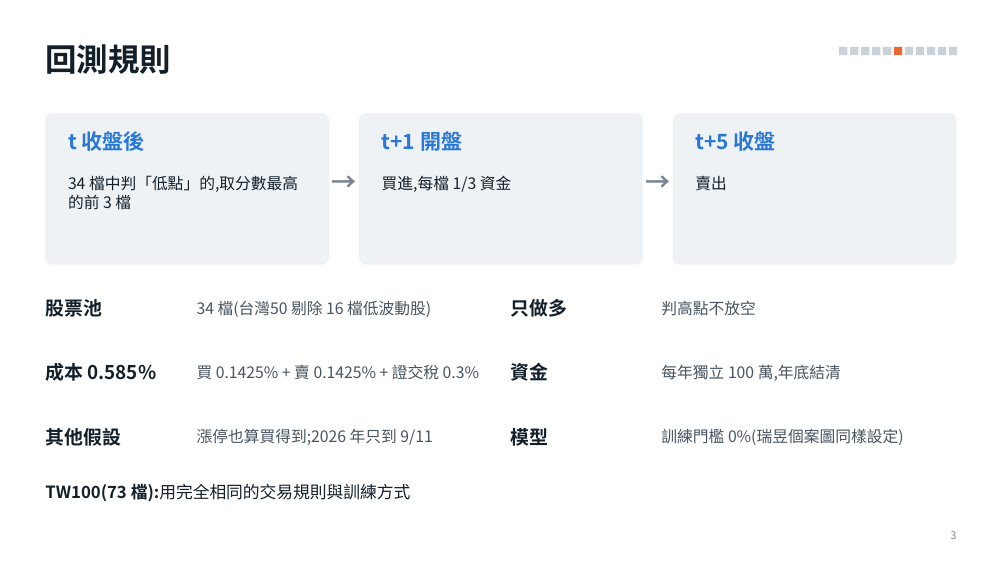
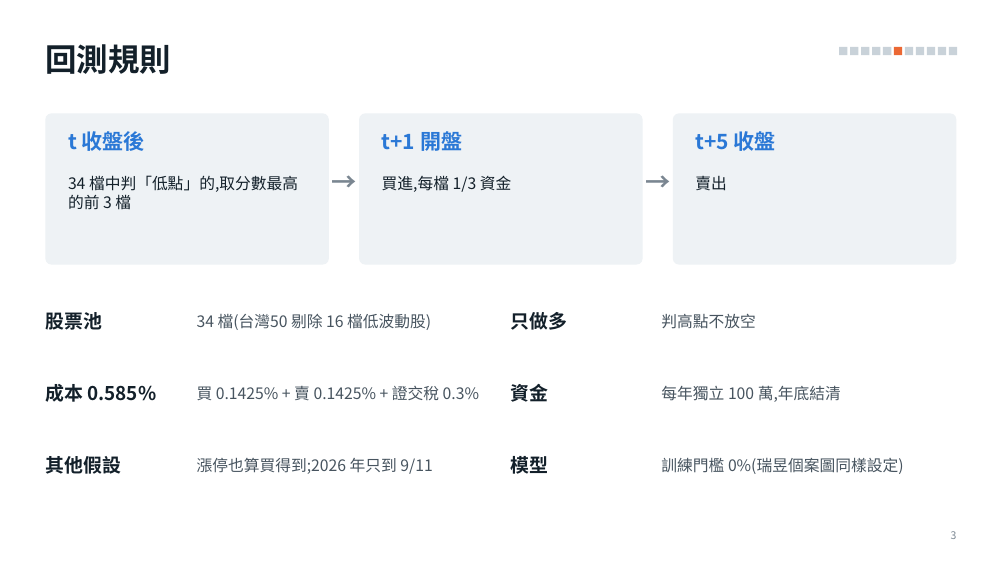
Before and after one commit to alextixu/fcukproject, a slide deck: slide 3 of method_kline_peak/report/kline_peak_report.pptx. Drawn at 1008x567 pixels with LibreOffice and Linux fonts; fonts in the diff are those of the drawing. Boxes give left, top, right and bottom in pixels: in the first picture for what was removed or moved away, otherwise in the second. Text is boxed around its words. In the diff, an @@ line names an element or a change of style, - is before the commit and + after.

```diff
--- a/method_kline_peak/report/kline_peak_report.pptx
+++ b/method_kline_peak/report/kline_peak_report.pptx
@@ text "股票池" moved from (x1=45, y1=299, x2=102, y2=317) to (x1=45, y1=312, x2=102, y2=330) @@
@@ text "34 檔(台灣50 剔除 16 檔低波動股)" moved from (x1=197, y1=300, x2=431, y2=317) to (x1=197, y1=313, x2=431, y2=330) @@
@@ text "只做多" moved from (x1=510, y1=299, x2=567, y2=317) to (x1=510, y1=312, x2=567, y2=330) @@
@@ text "判高點不放空" moved from (x1=661, y1=301, x2=755, y2=316) to (x1=661, y1=314, x2=755, y2=329) @@
@@ 4 texts moved together from (x1=45, y1=363, x2=841, y2=381) to (x1=45, y1=384, x2=841, y2=402) @@
@@ 4 texts moved together from (x1=45, y1=428, x2=904, y2=446) to (x1=45, y1=456, x2=904, y2=474) @@
@@ text removed at (x1=45, y1=483, x2=411, y2=502) @@
-TW100(73 檔):用完全相同的交易規則與訓練方式
```
Also in this commit, not shown: 1 other slide changed, 1 other file.
